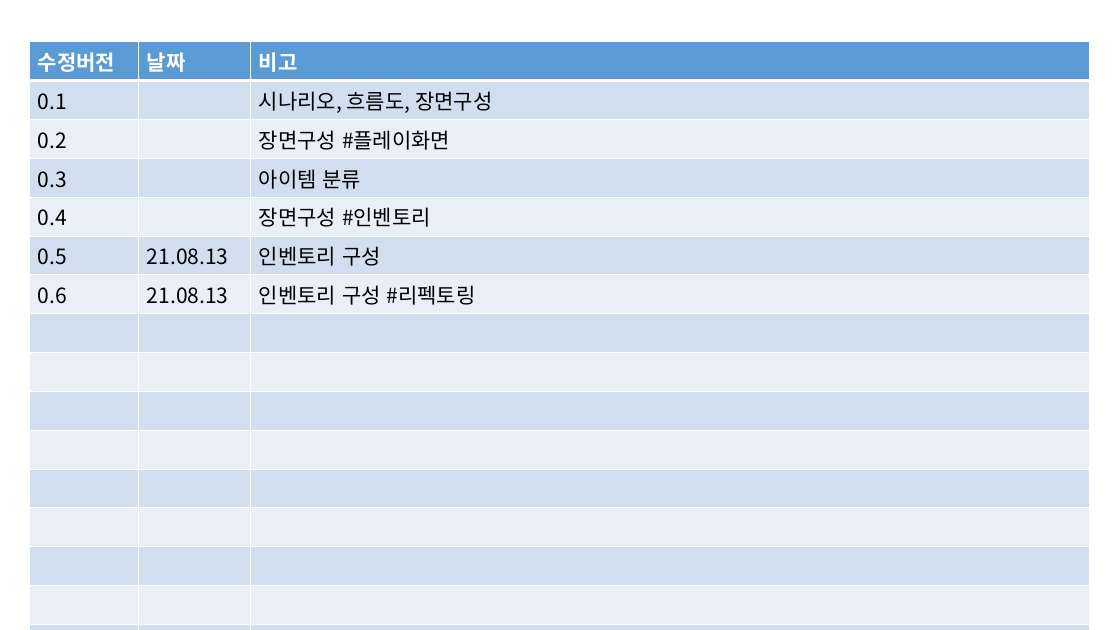
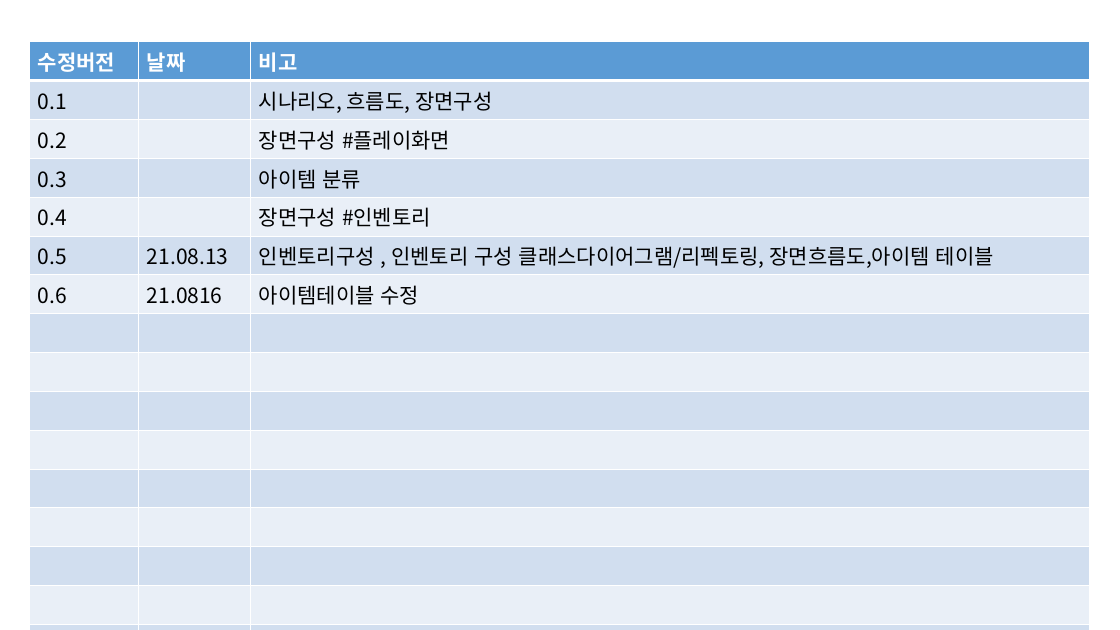
Before and after one commit to ShadowKingdoms/2021.G.D.T.C.-Programing-Designer-, a slide deck: slide 2 of GameUIUXPrograming/Document/여우의 모험.pptx. Drawn at 1120x630 pixels with LibreOffice and Linux fonts; fonts in the diff are those of the drawing. Boxes give left, top, right and bottom in pixels: in the first picture for what was removed or moved away, otherwise in the second. Text is boxed around its words. In the diff, an @@ line names an element or a change of style, - is before the commit and + after.

Commit message:
아이템관리자 및 아이템관리자 텍스트에셋사용하기

```diff
--- a/GameUIUXPrograming/Document/여우의 모험.pptx
+++ b/GameUIUXPrograming/Document/여우의 모험.pptx
@@ table at (29, 42, 1090, 613) @@
-row 6, column 3: 인벤토리 구성
+row 6, column 3: 인벤토리구성 , 인벤토리 구성 클래스다이어그램/리펙토링, 장면흐름도,아이템 테이블
-row 7, column 2: 21.08.13
+row 7, column 2: 21.0816
-row 7, column 3: 인벤토리 구성 #리펙토링
+row 7, column 3: 아이템테이블 수정
```
Also in this commit, not shown: 7 other slides changed, 36 other files.
